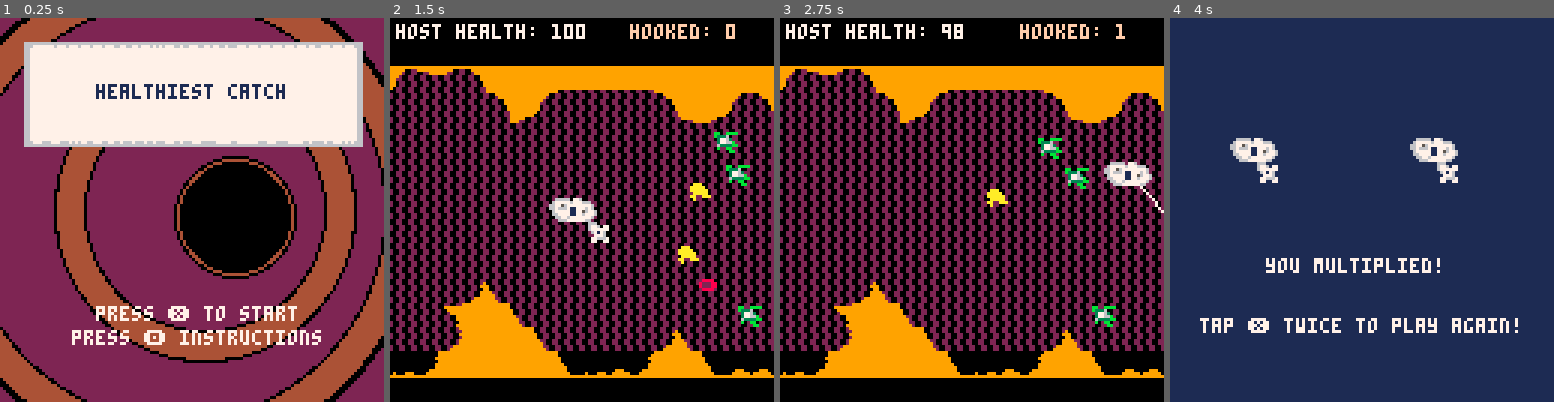
Above: before the commit, frames 1-4 (left to right).
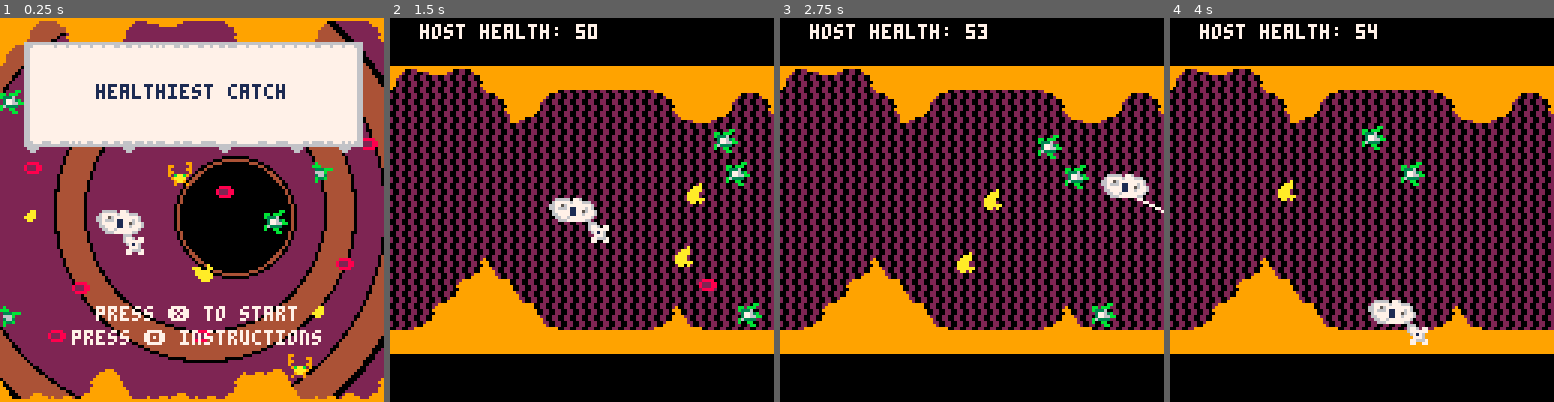
Above: after the commit, the same moments.

Repository: tyedye105/SlowJamJune2018
Game: PICO-8 cartridge amoebaFish.p8
Same seed, same stepped clock (60 frames per second), same inputs: the game is played once before the commit and once after it.
Inputs:
- Up to frame 1 (0.25 s): no input
- Up to frame 2 (1.5 s): tap X (X key) at 0.33, 1.07 s; tap O (Z key) at 0.7 s
- Up to frame 3 (2.75 s): hold Right 1.6-2.1 s; tap O (Z key) at 1.7, 2.1, 2.5 s; tap X (X key) at 1.85 s; hold Up 2.15-2.42 s; hold Right from 2.47 s (still down)
- Up to frame 4 (4 s): tap O (Z key) at 2.9, 3.3, 3.7 s; tap X (X key) at 2.97 s; release Right at 3.03 s; hold Left 3.08-3.58 s; hold Down 3.63-3.97 s

The runs differ from the first frame. In frame 1, 9.7% of the frame differs, in the area x 0-100%, y 0-100%; in frame 2, 12%; in frame 3, 13%; in frame 4, 100%.

Commit message:
add heartbeat sfx

Diff:
--- a/amoebaFish.p8
+++ b/amoebaFish.p8
@@ -9,7 +9,7 @@
 --from your carts
 
 function _init()
- topspd = 2.9
+ topspd = 3
  accl = 1
  drg = 0.8
  current = 0.2
@@ -24,18 +24,15 @@
  screenl = 0
  screenr = 127
  spawn_timer = spawn_time
+ _update = menu_update
+ _draw = menu_draw
  flags = {
   p = 2
  }
  stuck = {}
  space = 0
  has_loaded = false
- health = 100
- hooked = 0
- lvl = 1
- _update = menu_update
- _draw = menu_draw
- tick = 1
+ health = 50
 end
 
 function menu_update()
@@ -78,7 +75,10 @@
  update_hook()
  update_critters()
  update_events()
- check_end()
+ if (is_clogged()) then
+  _draw = game_over_draw()
+  _update = menu_update()
+ end
 end
 
 
@@ -86,19 +86,16 @@
  cls()
  dbground()
  map(0,0,0,0,16,16)
- --draw stuck cholesterol
  for s in all(stuck) do
   spr(s.s,s.x,s.y)
  end
 
- --draw player + hook
  spr(p.s,p.x,p.y,2,1)
  spr(h.s,h.x,h.y)
  draw_cilia()
- print("hooked: "..hooked,80,2,15)
- print("host health: "..health,2,2,7)
+ print("host health: "..health,10,2,7)
  for i,c in pairs(critters) do
-  spr(c.cs,c.x,c.y)
+  spr(c.s,c.x,c.y)
  end
 end
 
@@ -112,58 +109,11 @@
   end
 end
 
-function level_up()
- lvl = flr(hooked/10)
- if (hooked > 0 and hooked %10 == 0) then
-  max_critters += 3
-  spawn_timer = 0
-  add_critter()
-  spawn_timer = 0
-  add_critter()
-  spawn_timer = 0
-  add_critter()
-
-  spawn_time -=5
-  cls(9)
-  flip()
-  cls(10)
-  flip()
-  cls(9)
-  flip()
- end
-end
-
-function check_end()
- if (is_clogged()) then
-  _draw = game_over_draw
-  _update = game_over_update
- elseif health > 100 then
-  _update = game_over_update
-  _draw = game_win_draw
- end
-end
-
-function game_over_update()
-  if (btn(❎)) _init()
-end
-
-function heart_draw()
- pal(8,0)
- spr(10,54,32,2,2)
-end
+
 function game_over_draw()
  cls(8)
- heart_draw()
  print("oh crap, your host died!",20,60,0)
  print("❎ to play again",20,80,0)
-end
-
-function game_win_draw()
- cls(1)
- spr(1,20,40,2,2)
- spr(1,80,40,2,2)
- print("you multiplied!",32,80,7)
- print("tap ❎ twice to play again!",10,100,7)
 end
 
 function is_clogged()
@@ -227,7 +177,7 @@
    yoff = 8, --to attach hook
    getx = function(off) return p.x + off end,
    gety = function(off) return p.y + off end,
-   s = 18,
+   s = 48,
    dx = p.dx,
    dy = p.dy,
    h = 8,
@@ -253,10 +204,12 @@
 
  local x1 = p.x + p.dx
  local y1 = p.y + p.dy
- if hits_wall(x1,y1) or hits_plaque(x1,y1,p) then
+ if hits_wall(x1,y1) then
   rebound(x1,y1)
-
-else
+ elseif hits_plaque(x1,y1,p) then
+  rebound_plaque()
+
+ else
   p.x = mid(screenl-current,p.dx+p.x,screenr-p.w)
   p.y =mid(screentop,p.y + p.dy, screenbase - p.h)
 
@@ -281,15 +234,14 @@
 
 
 function rebound(x1,y1)
- --if ((x1 <=screenl) or (x1+p.w >= screenr)) then
+ if ((x1 <=screenl) or (x1+p.w >= screenr)) then
   p.dx = p.dx*bounce
--- end
-
--- if ((y1 <=screentop) or (y1+p.h >= screenbase)) then
+ end
+
+ if ((y1 <=screentop) or (y1+p.h >= screenbase)) then
   p.dy = p.dy*bounce
--- end
-end
-
+ end
+end
 -->8
 --critter functions
 function init_critters()
@@ -300,13 +252,7 @@
 end
 
 function add_critter()
---blood cells don't count
---toward enemy cap
- local baddiecount = 0
- for c in all(critters) do
-  if (not fget(c.s,3)) baddiecount += 1
- end
- if (baddiecount < max_critters
+ if (#critters < max_critters
   and spawn_timer==0) then
 
  --spawn random baddie
@@ -319,7 +265,6 @@
    x = screenr + 1,
    y = rndintb(screentop+16,screenbase-16),
    s = rndintb(3,10),
-   cs = 3,
    dx = -(flr(rnd(8))/8)-.01,
    dy = 0,
    wv = rnd(1)+0.3,
@@ -328,13 +273,12 @@
    w = 8,
    stuck = false
   }
-  c.cs = c.s
-
-  if (c.s == 3) c.h = 4 c.w = 6
-  if (c.s ==4) c.h = 4 c.w = 4
-  if (c.s == 5) c.h = 7 c.w = 6
-  if (c.s == 6) c.h = 7 c.w = 6
-  if (c.s == 8) c.h = 4 c.w = 5
+
+  if (c.sp == 16) c.h = 7 c.w = 6
+  if (c.sp == 17) c.h = 4 c.w = 6
+  if (c.sp == 18) c.h = 4 c.w = 4
+  if (c.sp == 19) c.h = 6 c.w = 6
+  if (c.sp == 20) c.h = 4 c.w = 5
   add(critters,c)
 
   spawn_timer= spawn_time
@@ -355,8 +299,7 @@
      c.y = y1
      c.dx = 0
      c.dy = 0
-     c.cs +=64
-     c.s = c.cs
+     c.s +=7
      c.stuck = true
      add(stuck,c)
      del(critters,c)
@@ -364,11 +307,11 @@
     else
      rebound_plaque(c)
     end
-   else -- doesn't rebound
-    c.x += c.dx - current
-    c.y += c.dy +c.wv*c.dx*sin(t()+5*3.14)
    end
-  else --is caught
+
+   c.x += c.dx - current
+   c.y += c.dy +c.wv*c.dx*sin(t()+5*3.14)
+  else
    c.x = h.x +4
    c.y = h.y +4
   end
@@ -378,8 +321,7 @@
 
 function update_critters()
  foreach(critters,move_critter)
- foreach(critters,anim_critter)
- tick += 1
+
  local to_del = {}
  for c in all(critters) do
   if c.x +c.w < screenl or
@@ -397,24 +339,12 @@
 
 end
 
-function anim_critter(c)
- if (fget(c.s,3)) return
- if (tick %10 == 0) then
-  c.cs += 16
-  if c.cs > c.s + 48 then
-   c.cs = c.s
-  end
- end
-end
-
 function score_hooked_critters(to_score)
  for c in all(to_score) do
-  if (fget(c.s,3)) then
+  if (fget(c.sp,3)) then
 	  health -=5
 	 else
 	  health += 3
-	  hooked += 1
-	  level_up()
 	 end
 	end
 end
@@ -451,9 +381,9 @@
   h.x = h.getx(h.xoff)
   h.y = h.gety(h.yoff)
  end
--- if not h.retracted then
- -- catch()
- --end
+ if not h.retracted then
+  catch()
+ end
 end
 
 function throw_hook_up()
@@ -463,8 +393,6 @@
   for i=1,20 do
     h.x += 1
     h.y -= 1
-    catch()
- --   yield()
   end
 
   retract()
@@ -481,8 +409,6 @@
   for i=1,20 do
     h.x += 1
     h.y += 1
-    catch()
---    yield()
   end
 
   retract()
@@ -504,7 +430,6 @@
    h.x += dx
    local dy = diry*abs((h.y - (p.y+h.yoff)))/dur
    h.y += dy
-   catch()
    yield()
   end
 
@@ -598,13 +523,13 @@
 	if(p==1) then
  spr(1,44,64,2,1)
  elseif (p==2) then
- spr(18,48,64,2,1)
+ spr(48,44,64,2,1)
  elseif (p==3) then
  draw_titlebg()
  elseif (p==4) then
  map(64,48)
  elseif (p==5) then
- spr(3,52,64)
+ spr(3,48,48)
  end
 end
 
@@ -827,26 +752,85 @@
 
 
 
+…(61 lines of a section not shown)…
 __gff__
-0000000804041010101000000000000002000000040400000000000000000000020000000404000000000000000000000000000004040000000000000000000000000000020200000000020202020202000000000404000000000202000200020000000004040000000000000000000200000000040400000000020202020202
+0000000804040000000000000000000002000000040400000000000000000000020000000404000000000000000000000000000004040000000000000000000000000000000000000000020202020202000000000000000000000202000200000000000000000000000000000000000000000000000000000000020202020202
 0000000000000000000000000000000000000000000000000000000000000000000000000000000000000000000000000000000000000000000000000000000000000000000000000000000000000000000000000000000000000000000000000000000000000000000000000000000000000000000000000000000000000000
 __map__
 5c5c5c5c3c3c3c3c3c3c3c3c3c3c3c3c3c2c2d2e2f0000000000000000000000000000000000000000000000000000003c3d3e3f3f3f3f3f3f003f3c3d3e3f0000000000000000000000000000000000000000000000000000000000000000000000000000000000000000000000000000000000000000666666000000000000
 2e2e2e3c5c3c3c3c3c3c3c3c3c3c3c3c3c3c3d3e3f0000000000000000000000000000000000000000000000000000000000000000000000000000000000000000000000000000000000000000000000000000000000000000000000000000000000000000000000000000000000000000000000000000000000000000888888
 4a4c4e4b5a5a5a5a5a5a5a5a5a5a5a5a0f000000000000000000000000000000000000000000000000000000000000000000000000000000000000000000000000000000000000000000000000000000000000000000000000000000000000000000000000000000000000000000000000000000000066000000000000000000
 2e2e2e2e4b5a4a2e2e2e2e4b5a5a4a4b5e000000000000000000000000000000000000000000000000000000000000000000000000000000000000000000000000000000000000000000000000000000000000000000000000000000000000000000000000000000000000000000000000000000000066666666000000888888
-000000002e4e2e2e2e2e2e2e4c4e2e2e2f000000000000000000000000000000000000000000000000000000000000000000000000000000000000000000000000000000000000000000000000000000000000000000000000000000000000000000000000000000000000000000000000000000000066666666000000000000
-0000000000000000000000000000000000000000000000000000000000000000000000000000000000000000000000000000000000000000000000000000000000000000000000000000000000000000000000000000000000000000000000000000000000000000000000000000000000000000000000000000000000000000
-003c3d003f3c3d3e3f3c003e003c3d3e3f000000000000000000000000000000000000000000000000000000000000000000000000000000000000000000000000000000000000000000000000000000000000000000000000000000000000000000000000000000000000000000000000000000000000000000000000000000
-0000000000000000000000000000000000000000000000000000000000000000000000000000000000000000000000000000000000000000000000000000000000000000000000000000000000000000000000000000000000000000000000000000000000000000000000000000000000000000000000000000000000000000
-000000005c5c0000000000000000000000000000000000000000000000000000000000000000000000000000000000000000000000000000000000000000000000000000000000000000000000000000000000000000000000000000000000000000000000000000000000000000000000000000000000000000000000000000
-2f2c2d002f2c0000002c00000000000000000000000000000000000000000000000000000000000000000000000000000000000000000000000000000000000000000000000000000000000000000000000000000000000000000000000000000000000000000000000000000000000000000000000000000000000000000000
+0a2e0d0e2e4e2e2e2e2e2e2e4c4e2e2e2f000000000000000000000000000000000000000000000000000000000000000000000000000000000000000000000000000000000000000000000000000000000000000000000000000000000000000000000000000000000000000000000000000000000066666666000000000000
+003c3d3e3f3c3d3e3f3c3d3e3f3c3d3e3f000000000000000000000000000000000000000000000000000000000000000000000000000000000000000000000000000000000000000000000000000000000000000000000000000000000000000000000000000000000000000000000000000000000000000000000000000000
+0f0c0d0e5c0c0d0e0f0c0d0e0f0c0d0e0f000000000000000000000000000000000000000000000000000000000000000000000000000000000000000000000000000000000000000000000000000000000000000000000000000000000000000000000000000000000000000000000000000000000000000000000000000000
+1f1c1d1e5c5c1d1e1f1c1d1e1f1c1d1e1f000000000000000000000000000000000000000000000000000000000000000000000000000000000000000000000000000000000000000000000000000000000000000000000000000000000000000000000000000000000000000000000000000000000000000000000000000000
+2f2c2d2e2f2c2d2e2f2c2d2e2f2c2d2e2f000000000000000000000000000000000000000000000000000000000000000000000000000000000000000000000000000000000000000000000000000000000000000000000000000000000000000000000000000000000000000000000000000000000000000000000000000000
 3f3c3d3e3f3c3d3e3f3c3d3e3f3c3d3e3f000000000000000000000000000000000000000000000000000000000000000000000000000000000000000000000000000000000000000000000000000000000000000000000000000000000000000000000000000000000000000000000000000000000000000000000000000000
-00006d7b7a0000003b2c2d00002c2d2e00000000000000000000000000000000000000000000000000000000000000000000000000000000000000000000000000000000000000000000000000000000000000000000000000000000000000000000000000000000000000000000000000000000000000000000000000000000
-00006f5a5a7a0000003c3d3e3f3c3d3e00000000000000000000000000000000000000000000000000000000000000000000000000000000000000000000000000000000000000000000000000000000000000000000000000000000000000000000000000000000000000000000000000000000000000000000000000000000
-006d5f5a5a5a7a0000006d7b7a00000000000000000000000000000000000000000000000000000000000000000000000000000000000000000000000000000000000000000000000000000000000000000000000000000000000000000000000000000000000000000000000000000000000000000000000000000000000000
-7c5f5a5a5a5a5a7a7c7e7b5a5a7a7e7d3f000000000000000000000000000000000000000000000000000000000000000000000000000000000000000000000000000000000000000000000000000000000000000000000000000000000000000000000000000000000000000000000000000000000000000000000000000000
-0000000000000000000000000000000000000000000000000000000000000000000000000000000000000000000000000000000000000000000000000000000000000000000000000000000000000000000000000000000000000000000000000000000000000000000000000000000000000000000000000000000000000000
+00003b7b7a1a1a3a3b2c2d2e2f2c2d2e0f000000000000000000000000000000000000000000000000000000000000000000000000000000000000000000000000000000000000000000000000000000000000000000000000000000000000000000000000000000000000000000000000000000000000000000000000000000
+1a1a7b5a5a7a1a1a1a3c3d3e3f3c3d3e1f000000000000000000000000000000000000000000000000000000000000000000000000000000000000000000000000000000000000000000000000000000000000000000000000000000000000000000000000000000000000000000000000000000000000000000000000000000
+007b5a5a5a5a7a000000007b7a0000002f000000000000000000000000000000000000000000000000000000000000000000000000000000000000000000000000000000000000000000000000000000000000000000000000000000000000000000000000000000000000000000000000000000000000000000000000000000
+5a5a5a5a5a5a5a5a5a5a5a5a5a5a5a5a3f000000000000000000000000000000000000000000000000000000000000000000000000000000000000000000000000000000000000000000000000000000000000000000000000000000000000000000000000000000000000000000000000000000000000000000000000000000
 005e5e5e5e5e5e5e5e5e5e5e5e5e000000000000000000000000000000000000000000000000000000000000000000000000000000000000000000000000000000000000000000000000000000000000000000000000000000000000000000000000000000000000000000000000000000000000000000000000000000000000
 5e5e5e5e5e5e5e5e5e5e5e5e5e5e5e5e00000000000000000000000000000000000000000000000000000000000000000000000000000000000000000000000000000000000000000000000000000000000000000000000000000000000000000000000000000000000000000000000000000000000000000000000000000000
 0000000000000000000000000000000000000000000000000000000000000000000000000000000000000000000000000000000000000000000000000000000000000000000000000000000000000000000000000000000000000000000000000000000000000000000000000000000000000000000000000000000000000000
@@ -860,8 +844,12 @@
 0000000000000000000000000000000000000000000000000000000000000000000000000000000000000000000000000000000000000000000000000000000000000000000000000000000000000000000000000000000000000000000000000000000000000000000000000000000000000000000000000000000000000000
 0000000000000000000000000000000000000000000000000000000000000000000000000000000000000000000000000000000000000000000000000000000000000000000000000000000000000000000000000000000000000000000000000000000000000000000000000000000000000000000000000000000000000000
 0000000000000000000000000000000000000000000000000000000000000000000000000000000000000000000000000000000000000000000000000000000000000000000000000000000000000000000000000000000000000000000000000000000000000000000000000000000000000000000000000000000000000000
-0000000000000000000000000000000000000000000000000000000000000000000000000000000000000000000000000000000000000000000000000000000000000000000000000000000000000000000000000000000000000000000000000000000000000000000000000000000000000000000000000000000000000000
-0000000000000000000000000000000000000000000000000000000000000000000000000000000000000000000000000000000000000000000000000000000000000000000000000000000000000000000000000000000000000000000000000000000000000000000000000000000000000000000000000000000000000000
-000000000000000000000000000000000000000000000000000000000000000000000000000000000000000000000000000000000000000000000000000000000000000000000000000000000000000000000000000000000000000000000000000000000000000000000000000000002c000000000000000000000000000000
-
-
+000000000000000000000000000000000000000000000000000000000000000000000000000000000000000000000000000000000000000000000000000000000000000000000000000000000000000000000000000000000000000000000000000000000000000000000000000000000c0d0e0f000000000000000000000000
+000000000000000000000000000000000000000000000000000000000000000000000000000000000000000000000000000000000000000000000000000000000000000000000000000000000000000000000000000000000000000000000000000000000000000000000000000000001c1d1e1f000000000000000000000000
+000000000000000000000000000000000000000000000000000000000000000000000000000000000000000000000000000000000000000000000000000000000000000000000000000000000000000000000000000000000000000000000000000000000000000000000000000000002c2d2e2f000000000000000000000000
+000000000000000000000000000000000000000000000000000000000000000000000000000000000000000000000000000000000000000000000000000000000000000000000000000000000000000000000000000000000000000000000000000000000000000000000000000000003c3d3e3f000000000000000000000000
+…(5 lines of a section not shown)…
Not shown, changed: 184 lines of the sprite sheet (__gfx__) section of amoebaFish.p8
Not shown, changed: the thumbnail (__label__) section of amoebaFish.p8
Not shown, changed: the music (__music__) section of amoebaFish.p8
Not shown, changed: the sound effects (__sfx__) section of amoebaFish.p8
